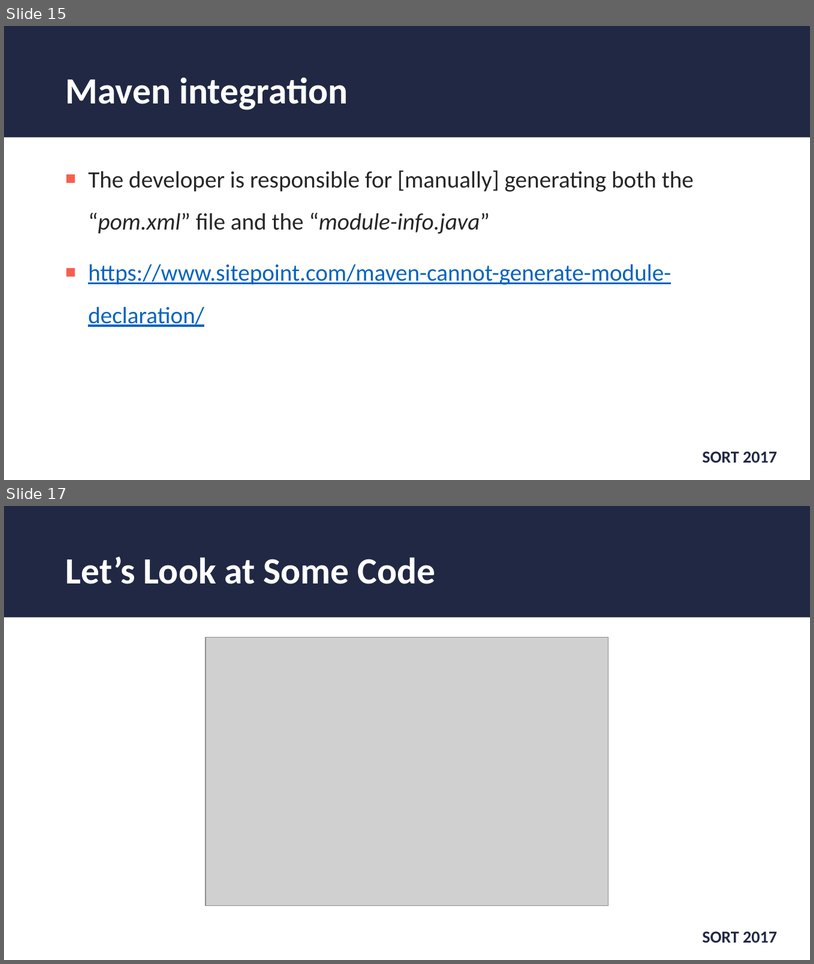
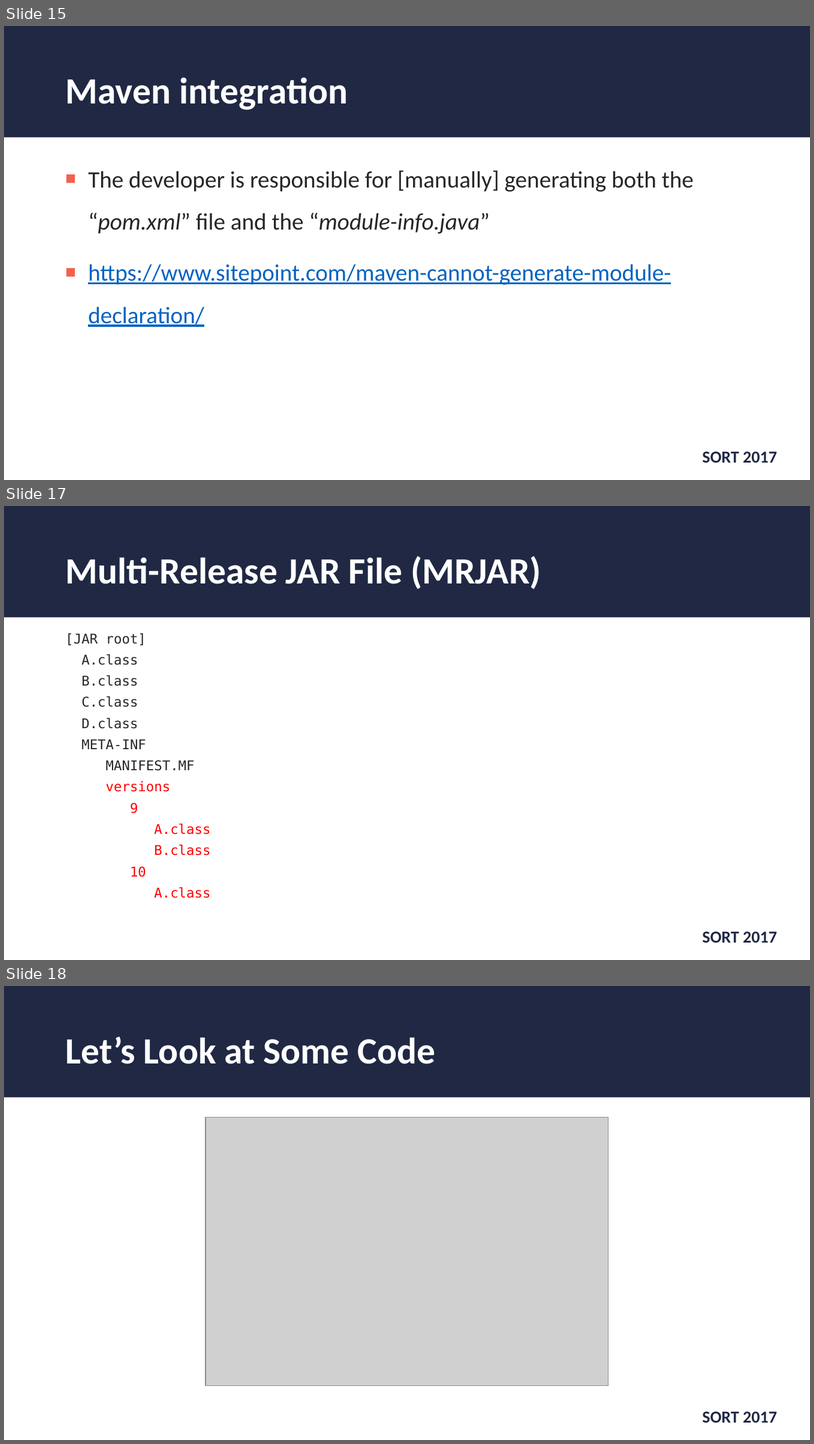
Before and after one commit to wjohnson000/java9-sort, a slide deck: sort-2017-java9.pptx. Shown one above the other, each under a label of ours: slides 15 and 17 before the commit, slides 15, 17 and 18 after it; the slides between them are not shown. The pictures are 814x964 and 814x1444 pixels, drawn with LibreOffice and Linux fonts; fonts in the diff are those of the drawing; grey boxes stand for pictures; background and template pictures are left out. Boxes give left, top, right and bottom in pixels: in the first picture for what was removed or moved away, otherwise in the second. Text is boxed around its words. In the diff, an @@ line names an element or a change of style, - is before the commit and + after.

```diff
--- a/sort-2017-java9.pptx
+++ b/sort-2017-java9.pptx
@@ slide 17 added at <box>4,506,810,960</box>, background #FFFFFF; not listed: 2 template elements that a slide beside it also shows @@
@@ title added at <box>65,556,542,589</box>, 44 pt, text #FFFFFF, bold @@
+Multi-Release JAR File (MRJAR)
@@ text added at <box>65,633,210,898</box>, 16 pt, text #262626 @@
+[JAR root]
+A.class
+B.class
+C.class
+D.class
+META-INF
+MANIFEST.MF
+versions
+9
+A.class
+B.class
+10
+A.class
@@ what was slide 17 is now slide 18 @@
```
Also in this commit, not shown: 12 slides changed, 1 other slide added, 9 other files.
